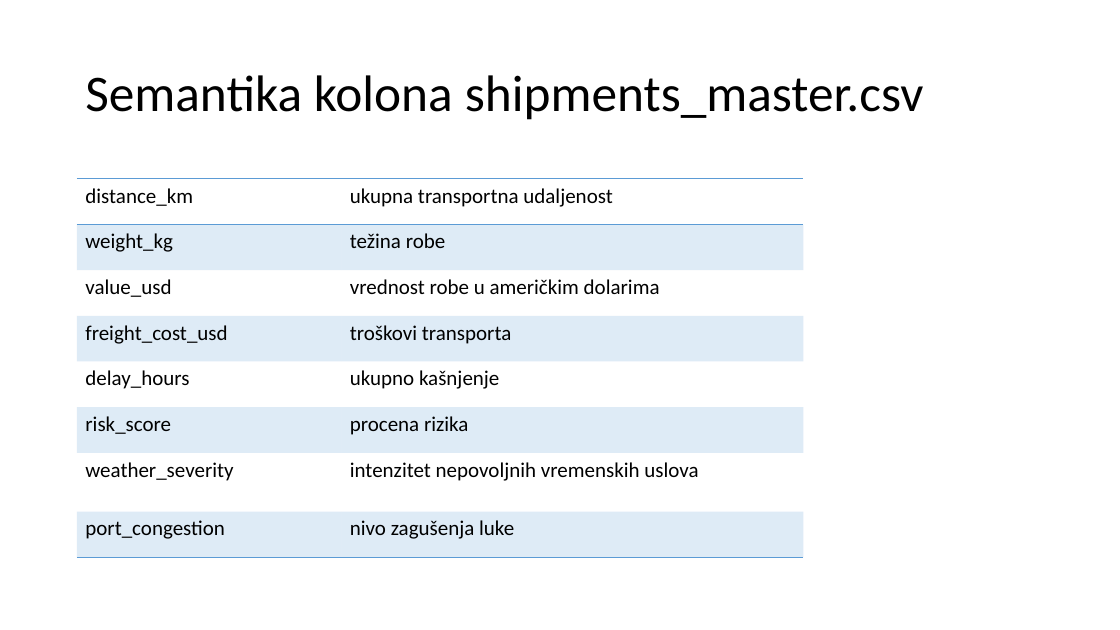
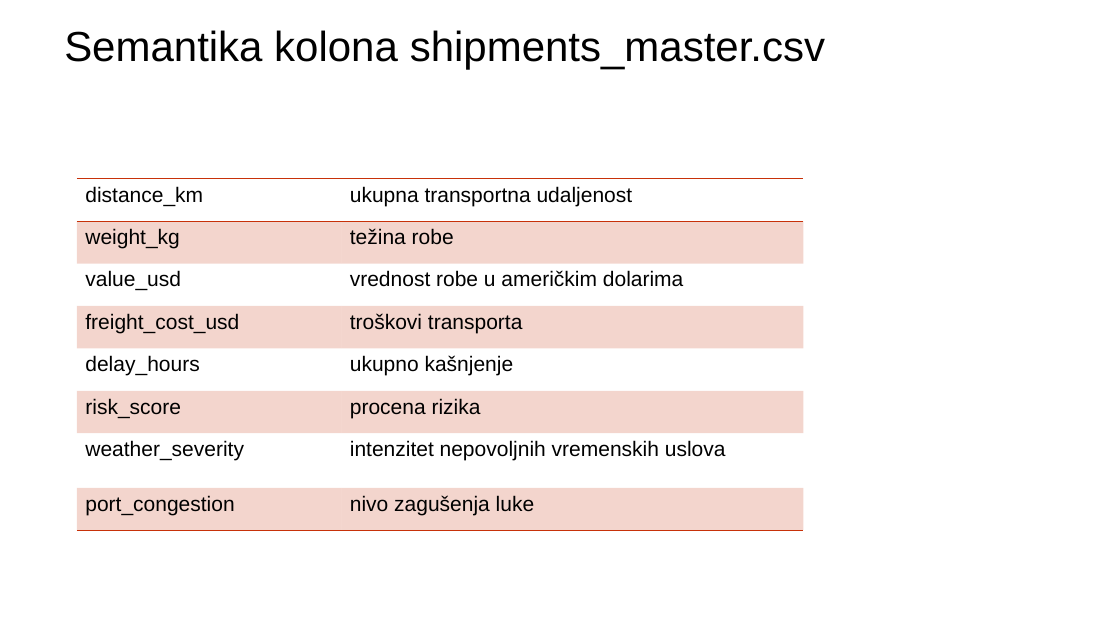
Before and after one commit to annaopi/sbp-projekat, a slide deck: slide 5 of Analiza pametne logistike globalnog uvoza (1).pptx. Drawn at 1120x630 pixels with LibreOffice and Linux fonts; fonts in the diff are those of the drawing; background and template pictures are left out. Boxes give left, top, right and bottom in pixels: in the first picture for what was removed or moved away, otherwise in the second. Text is boxed around its words. In the diff, an @@ line names an element or a change of style, - is before the commit and + after.

```diff
--- a/Analiza pametne logistike globalnog uvoza (1).pptx
+++ b/Analiza pametne logistike globalnog uvoza (1).pptx
@@ title "Semantika kolona shipments_master.csv": place and size @@
-title "Semantika kolona shipments_master.csv" at [85,75,924,120]
+title "Semantika kolona shipments_master.csv" at [64,30,825,69]
@@ title "Semantika kolona shipments_master.csv" at [64,30,825,69]: size 44 to 36 pt, font Calibri to Arial; line spacing 0.9 to 1 @@
@@ table at [77,179,804,530] @@
@@ fill #5B9BD5 at 20% opacity to #C73109 at 20% opacity in 8 cells @@
@@ font Calibri to Arial @@
@@ borders changed @@
```
Also in this commit, not shown: 7 other slides changed, 1 slide added.
